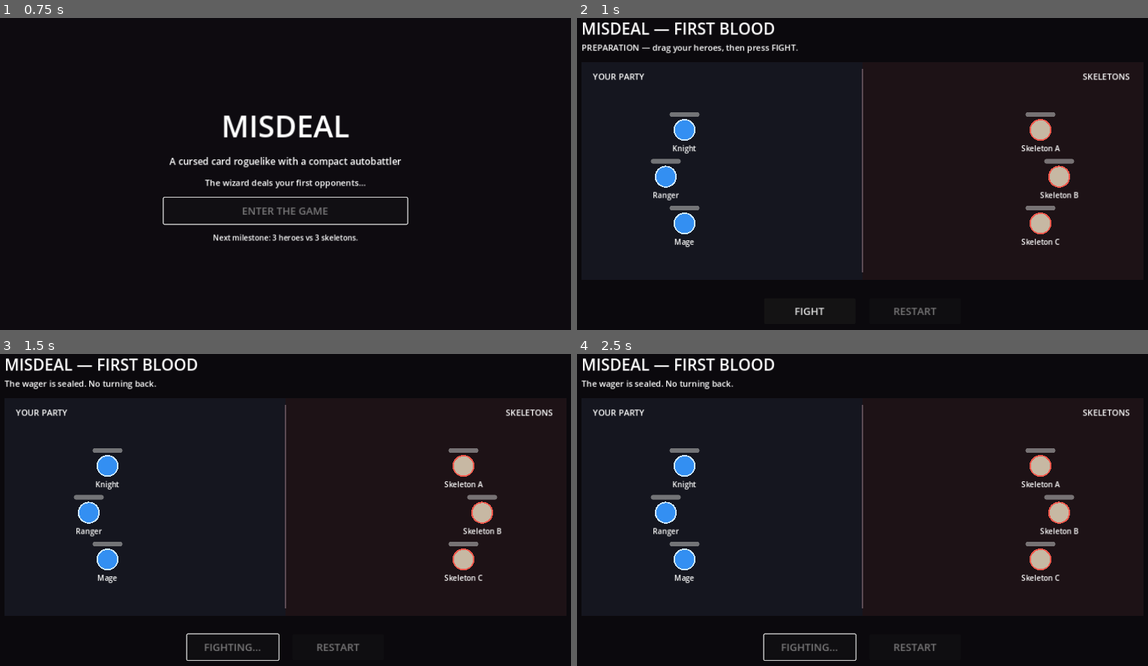
Above: before the commit, frames 1-4 (two rows, left to right).
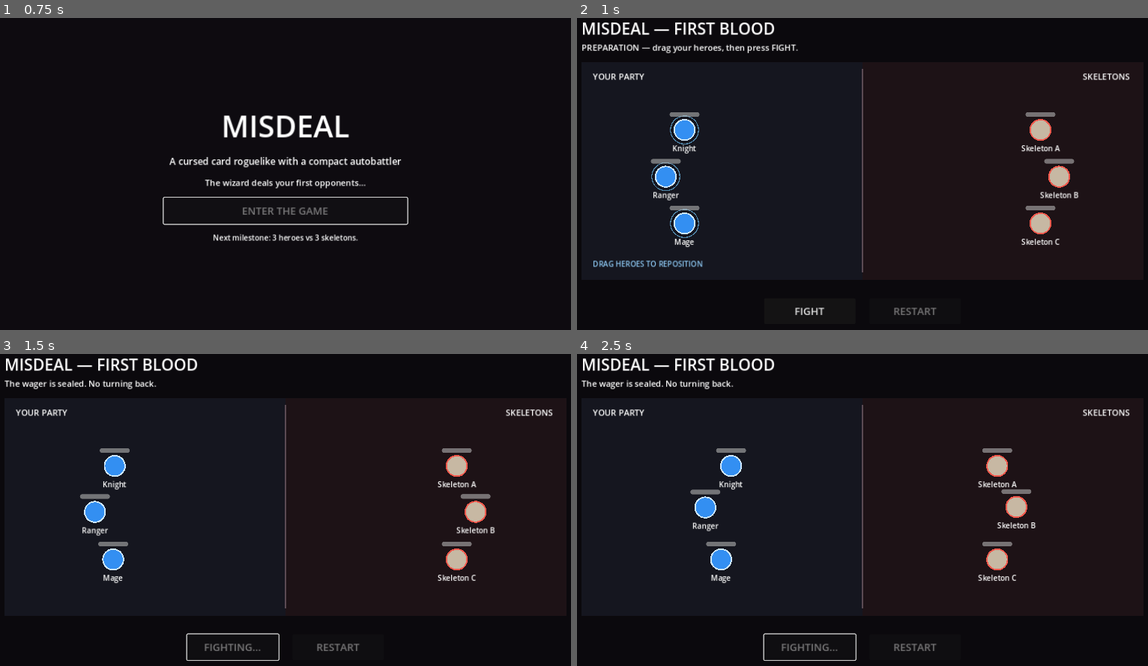
Above: after the commit, the same moments.

Repository: zampolit73/Misdeal
Game: Godot game, scene res://scenes/main/main.tscn
Same seed, same stepped clock (60 frames per second), same inputs: the game is played once before the commit and once after it.
Inputs (mouse positions are in pixels of both pictures, inside the frame that each line leads up to):
- Up to frame 1 (0.75 s): click "ENTER THE GAME" at 0.5 s
- Up to frame 2 (1 s): no input
- Up to frame 3 (1.5 s): click "FIGHT" at 1.25 s
- Up to frame 4 (2.5 s): move the mouse to (993, 494) at 2.02 s; click (993, 494) at 2.17 s

Frame 1 is identical in both runs. In frame 2, 0.4% of the frame differs, in the area x 2-23%, y 31-80%; in frame 3, 2.0%; in frame 4, 4.4%, in the area x 12-88%, y 30-74%.
Error before the commit: Invalid assignment of property or key 'visible' with value of type 'bool' on a base object of type 'null instance'. (res://scripts/battle/battle.gd:59)

Commit message:
Add placement guidance to battle scene

Diff:
--- a/scenes/battle/battle.tscn
+++ b/scenes/battle/battle.tscn
@@ -81,6 +81,15 @@
 text = "SKELETONS"
 horizontal_alignment = 2
 
+[node name="PlacementHint" type="Label" parent="."]
+offset_left = 64.0
+offset_top = 540.0
+offset_right = 420.0
+offset_bottom = 570.0
+theme_override_colors/font_color = Color(0.55, 0.78, 0.95, 1)
+theme_override_font_sizes/font_size = 16
+text = "DRAG HEROES TO REPOSITION"
+
 [node name="UnitsLayer" type="Node2D" parent="."]
 position = Vector2(40, 120)
 
